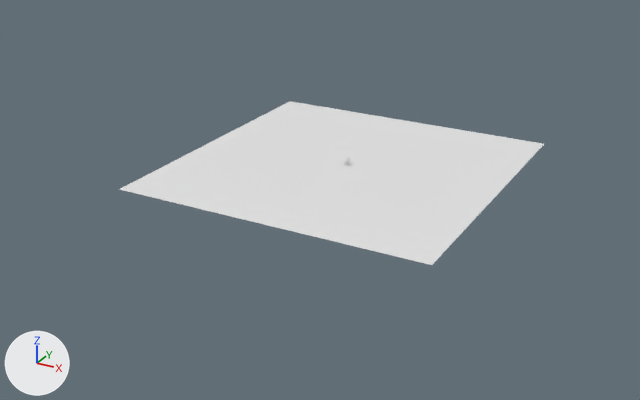
The Blender file casa_hongo.blend: old version first, new version second.
Both versions are drawn from a camera (50 mm lens) standing at (100.0, -195.7, 86.1) and looking at (-3.9, -6.9, -8.3). The axes (+X, +Y, +Z) are drawn at lower left. The lights are the same throughout.
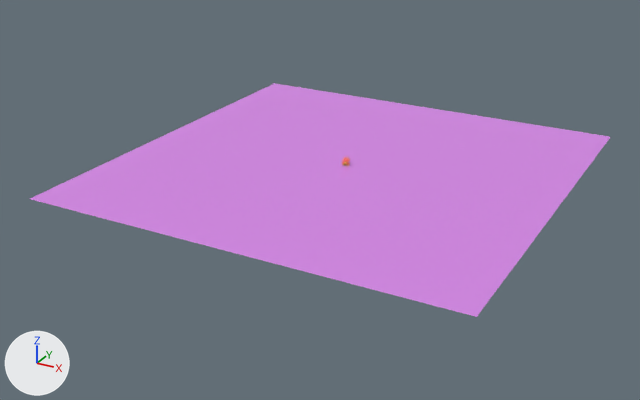
What the commit changed:
Material 'piso' (mat_piso) is new.
Its base color is (0.675, 0.242, 0.8) (purple #d687e7).
me_plane_001 has 4 vertices, 1 face and spans x -1.0..1.0, y -1.0..1.0, z 0.0.
me_plane_001 now uses material mat_piso (purple #d687e7).
Object 'Plane' (ob_plane) is rescaled from (41.7, 41.7, 41.7) to (-56.8, -56.8, -56.8).

Pixel boxes (x1, y1, x2, y2) of what changed, in the pictures (640 x 400 px):
'Plane', recoloured, rescaled (white to purple, 36% wider, 42% taller): before (119, 101, 544, 265); after (30, 83, 610, 317)
